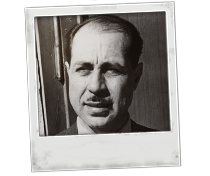
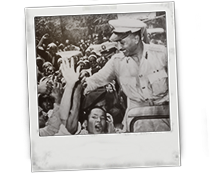
Revision of a layered (210, 176) image; what changed, layer by layer:
renamed "Partisan Revolt" to "DeWatermark.ai_1740669323694", painted on it over [22, 9, 209, 159]
